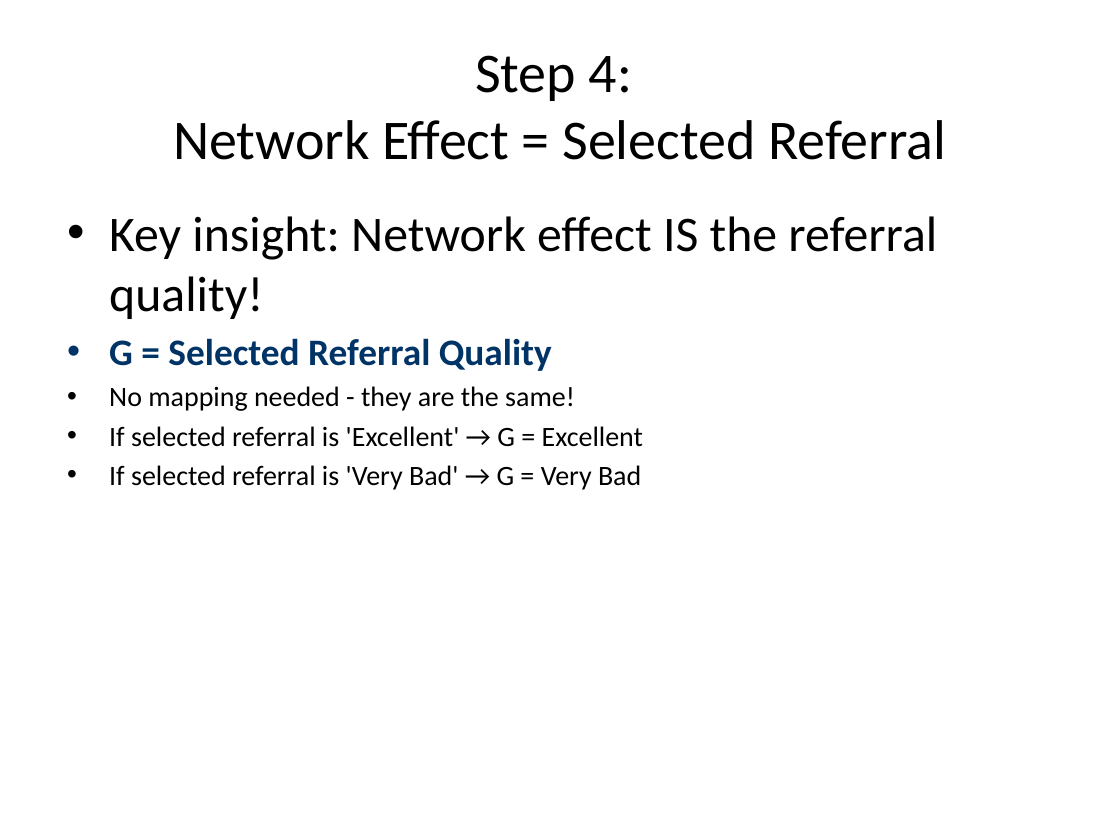
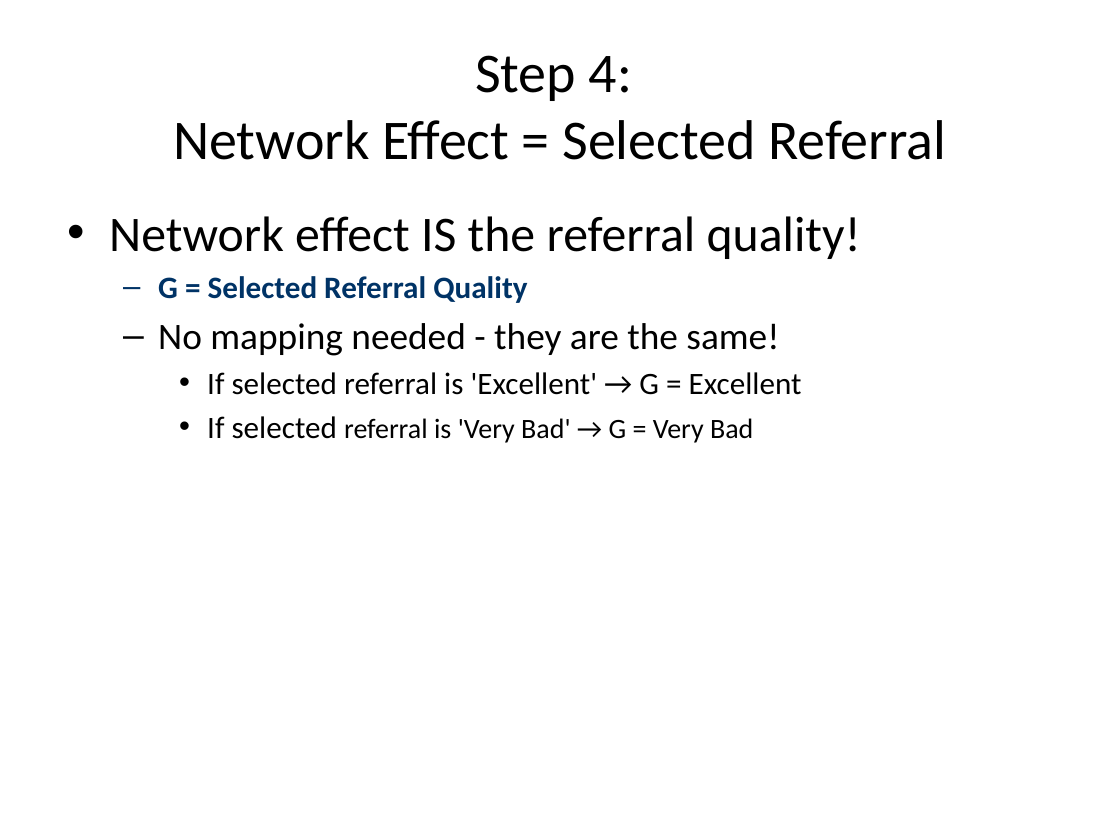
Before and after one commit to lisette-espin/NetworkEffectsGameTheory, a slide deck: slide 7 of pptx/Referral_Based_Hiring_Model.pptx. Drawn at 1120x840 pixels with LibreOffice and Linux fonts; fonts in the diff are those of the drawing. Boxes give left, top, right and bottom in pixels: in the first picture for what was removed or moved away, otherwise in the second. Text is boxed around its words. In the diff, an @@ line names an element or a change of style, - is before the commit and + after.

```diff
--- a/pptx/Referral_Based_Hiring_Model.pptx
+++ b/pptx/Referral_Based_Hiring_Model.pptx
@@ text at [109,216,861,259]: text changed @@
-• Key insight: Network effect IS the referral quality!
+• Network effect IS the referral quality!
@@ text at [158,276,802,443]: size 24 to 20 pt in "G = Selected Referral Quality"; size 18 to 24 pt in "No mapping needed - they are the ..."; size 18 to 20 pt in "If selected referral is 'Excellent' → G ...", "If selected"; bullet • to –; list level 1 to 2 in "G = Selected Referral Quality"; list level 1 to 2 in "No mapping needed - they ..."; list level 1 to 3 in "If selected referral is 'Excellent' ..."; list level 1 to 3 in "If selected referral is 'Very ..." @@
```
Also in this commit, not shown: 5 other slides changed, 4 slides added, 14 other files.
